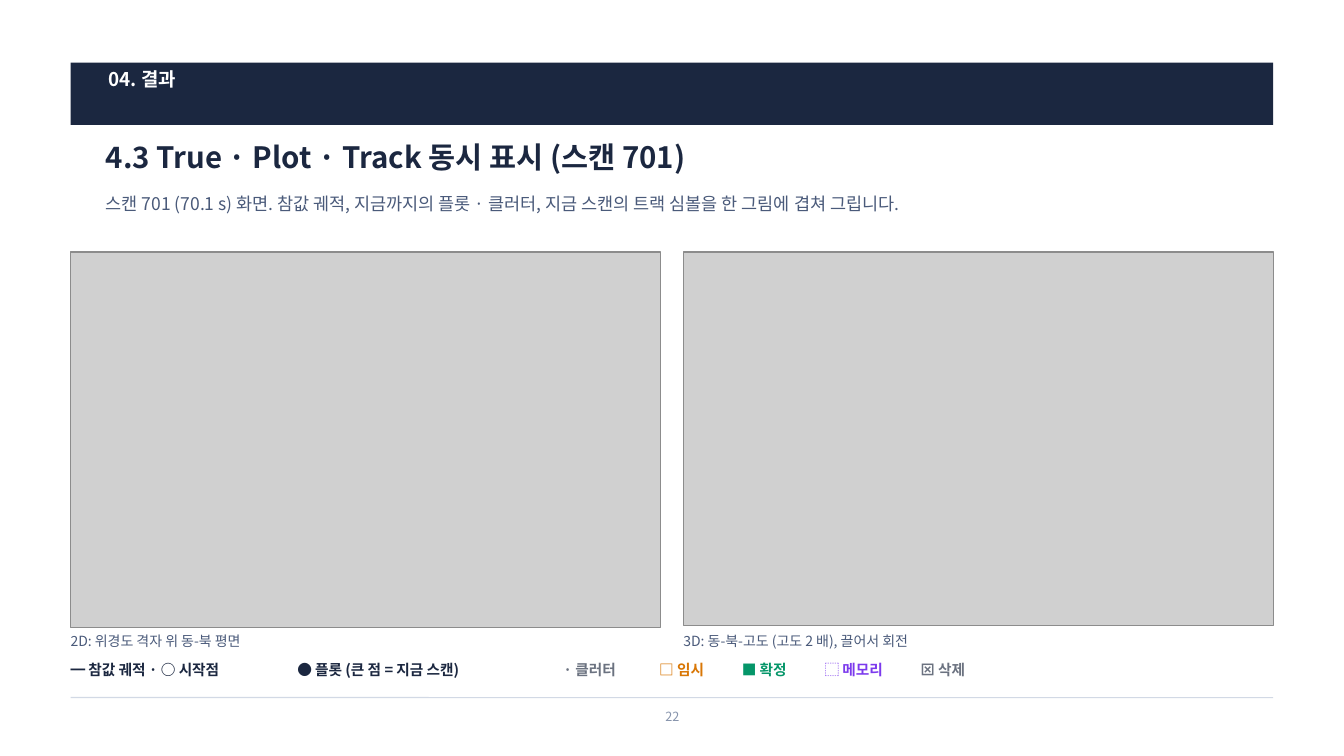
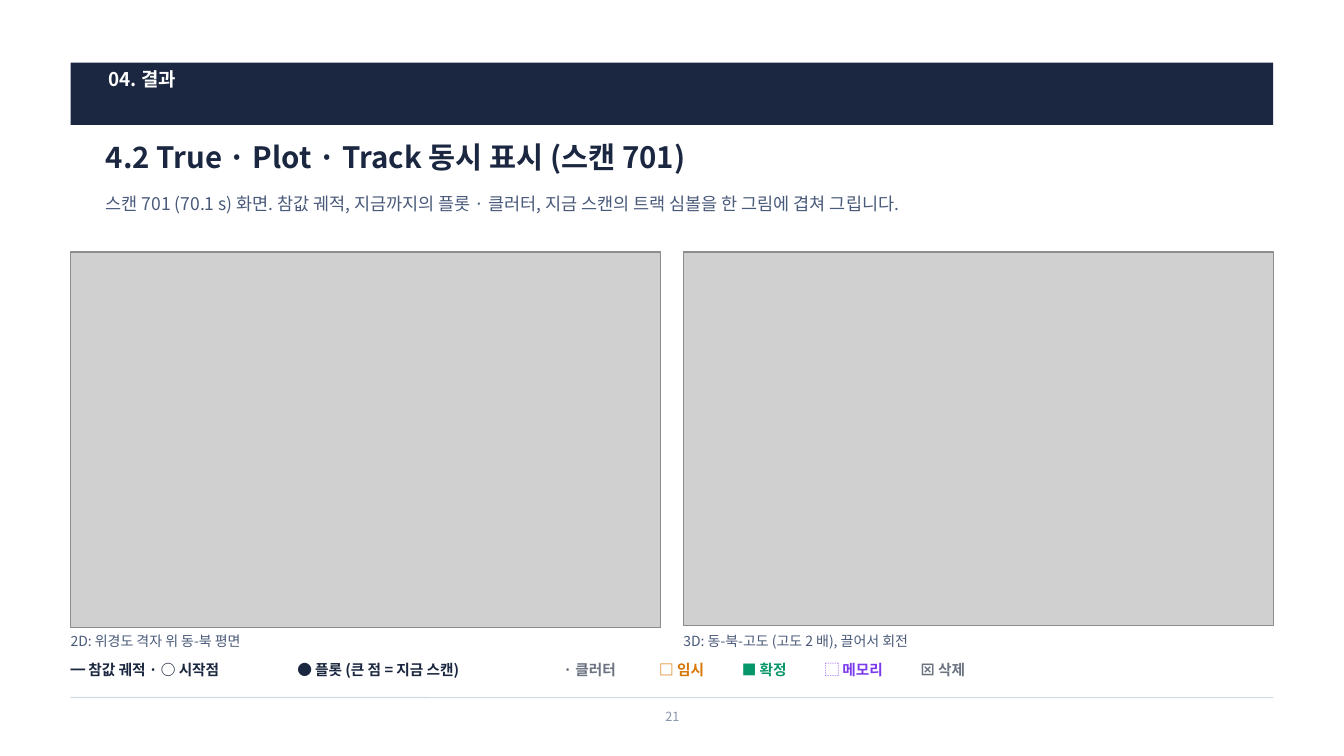
Before and after one commit to harley-hwan/radar-sw-study, a slide deck: slide 21 of Part5_Track_Init_Mgmt/ref/산출물/Chapter5_TrackInitMgmt.pptx (slide 22 before the commit). Drawn at 1344x756 pixels with LibreOffice and Linux fonts; fonts in the diff are those of the drawing; grey boxes stand for pictures. Boxes give left, top, right and bottom in pixels: in the first picture for what was removed or moved away, otherwise in the second. Text is boxed around its words. In the diff, an @@ line names an element or a change of style, - is before the commit and + after.

```diff
--- a/Part5_Track_Init_Mgmt/ref/산출물/Chapter5_TrackInitMgmt.pptx
+++ b/Part5_Track_Init_Mgmt/ref/산출물/Chapter5_TrackInitMgmt.pptx
@@ title at <box>106,143,685,174</box>: text changed @@
-4.3 True · Plot · Track 동시 표시 (스캔 701)
+4.2 True · Plot · Track 동시 표시 (스캔 701)
@@ page number at <box>665,711,679,721</box>: text changed @@
-22
+21
```
Also in this commit, not shown: 9 other slides changed, 1 slide added, 1 slide removed, 13 other files.
